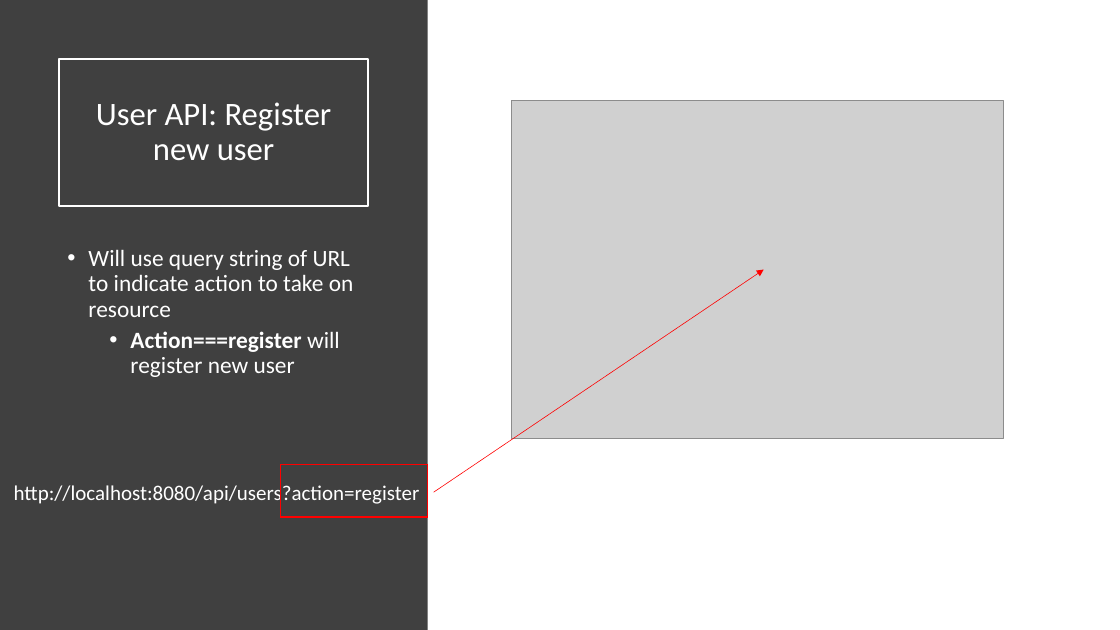
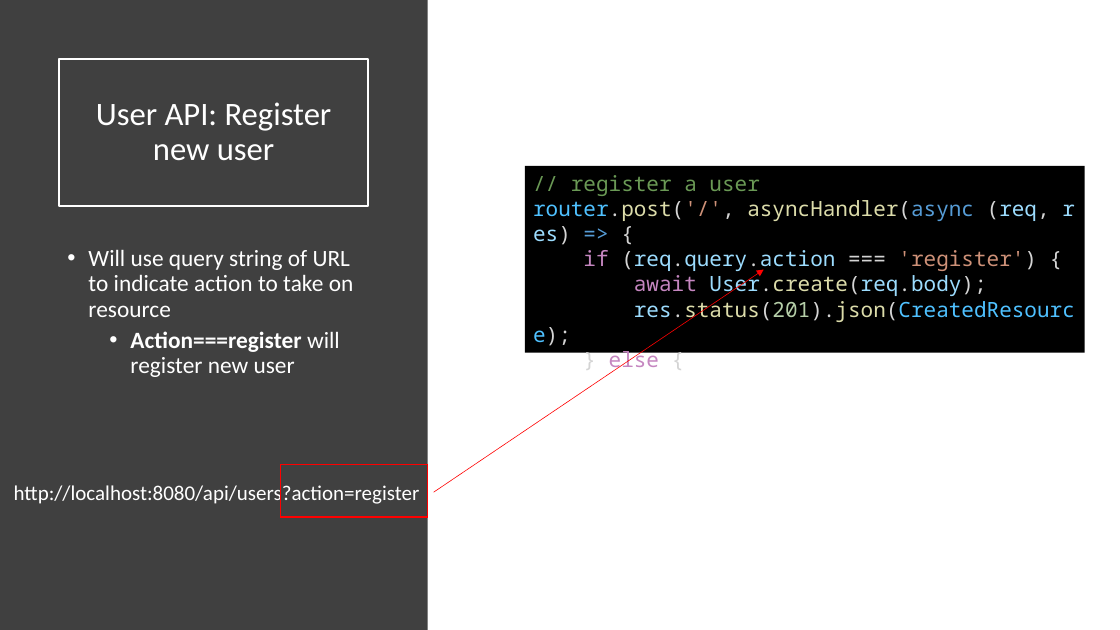
Before and after one commit to diarmuidoconnor/ict-2021, a slide deck: slide 20 of topic11/talk-01/Authentication with JWT.pptx (slide 21 before the commit). Drawn at 1120x630 pixels with LibreOffice and Linux fonts; fonts in the diff are those of the drawing; grey boxes stand for pictures. Boxes give left, top, right and bottom in pixels: in the first picture for what was removed or moved away, otherwise in the second. Text is boxed around its words. In the diff, an @@ line names an element or a change of style, - is before the commit and + after.

```diff
--- a/topic11/talk-01/Authentication with JWT.pptx
+++ b/topic11/talk-01/Authentication with JWT.pptx
@@ picture removed at [512, 101, 1003, 439] @@
@@ rectangle added at [525, 166, 1086, 353], fill #000000, 18 pt, text #9CDCFE @@
+// register a user
+router.post('/', asyncHandler(async (req, res) => {
+if (req.query.action === 'register') {
+await User.create(req.body);
+res.status(201).json(CreatedResource);
+} else {
```
Also in this commit, not shown: 8 other slides changed, 1 slide removed, 37 other files.
